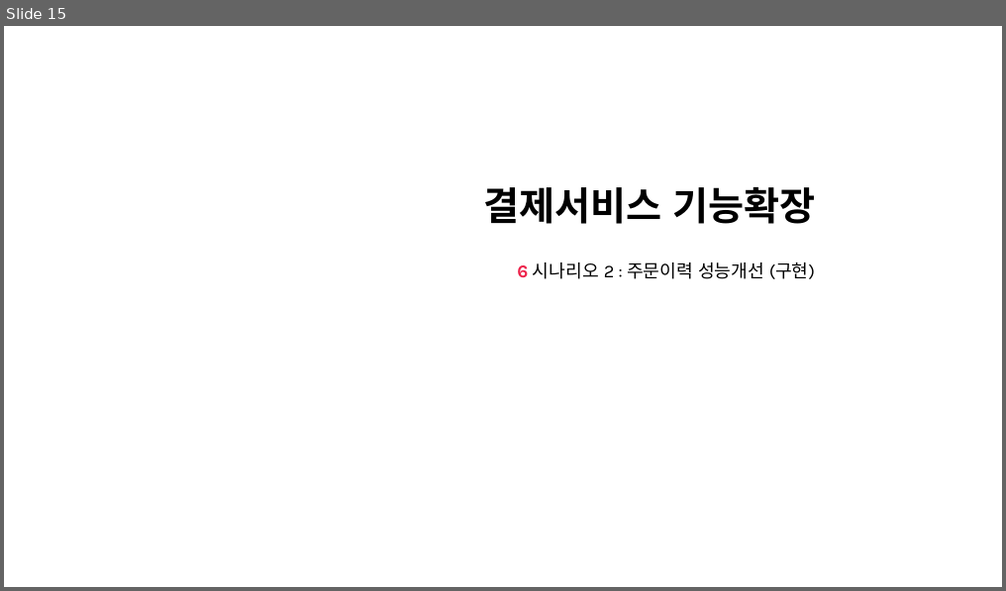
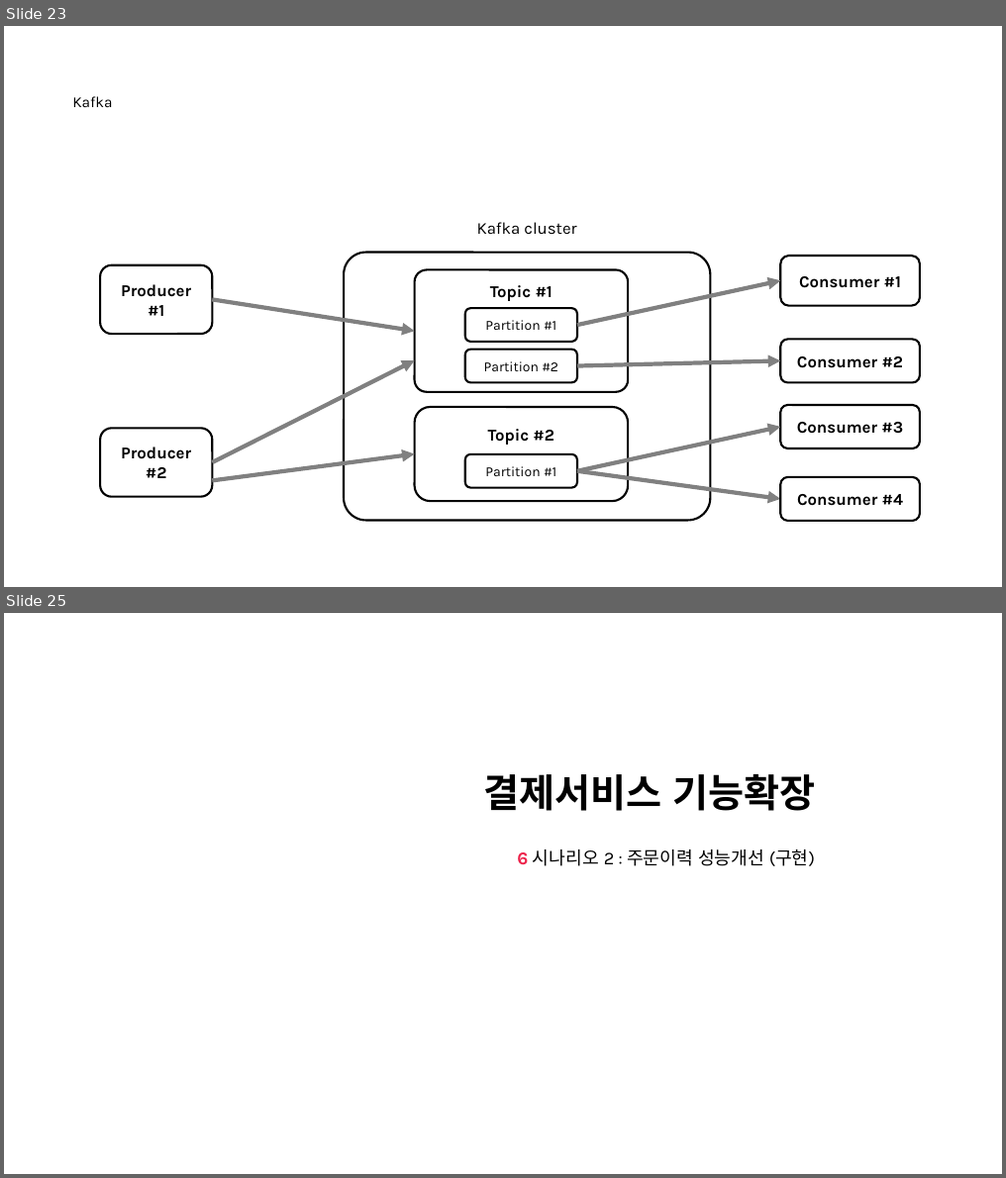
Before and after one commit to nayasis/fastcampus-hyper-webflux, a slide deck: 99.ppt/[Ch4-8. 결제 서비스 기능확장.pptx. Shown one above the other, each under a label of ours: slide 15 before the commit, slides 23 and 25 after it; the slides between them are not shown. The pictures are 1006x591 and 1006x1178 pixels, drawn with LibreOffice and Linux fonts; fonts in the diff are those of the drawing; background and template pictures are left out. Boxes give left, top, right and bottom in pixels: in the first picture for what was removed or moved away, otherwise in the second. Text is boxed around its words. In the diff, an @@ line names an element or a change of style, - is before the commit and + after.

```diff
--- a/99.ppt/[Ch4-8. 결제 서비스 기능확장.pptx
+++ b/99.ppt/[Ch4-8. 결제 서비스 기능확장.pptx
@@ slide 23 added at [4, 26, 1002, 587], background picture (left out) @@
@@ text added at [856, 83, 960, 117], 12 pt, text #FFFFFF, bold @@
+  5.
@@ title added at [72, 96, 112, 107], 11 pt, text #000000 @@
+Kafka
@@ text added at [856, 116, 960, 148], 8 pt, text #FFFFFF @@
+  Kafka
@@ text added at [477, 222, 576, 235], 12 pt, text #000000 @@
+Kafka cluster
@@ rounded rectangle added at [344, 253, 710, 521], outline #000000 1.5 pt @@
@@ rounded rectangle added at [780, 256, 920, 305], outline #000000 1.5 pt, 12 pt, text #000000, bold @@
+Consumer #1
@@ rounded rectangle added at [100, 266, 212, 334], outline #000000 1.5 pt, 12 pt, text #000000, bold @@
+Producer #1
@@ rounded rectangle added at [414, 271, 628, 392], outline #000000 1.5 pt, 12 pt, text #000000, bold @@
+Topic #1
@@ arrow added from (577, 325) to (780, 280), #808080 3 pt @@
@@ arrow added from (213, 299) to (414, 331), #808080 3 pt @@
@@ rounded rectangle added at [465, 308, 577, 343], outline #000000 1.5 pt, 10 pt, text #000000 @@
+Partition #1
@@ rounded rectangle added at [465, 350, 577, 383], outline #000000 1.5 pt, 10 pt, text #000000 @@
+Partition #2
@@ rounded rectangle added at [780, 340, 920, 383], outline #000000 1.5 pt, 12 pt, text #000000, bold @@
+Consumer #2
@@ arrow added from (213, 464) to (414, 361), #808080 3 pt @@
@@ arrow added from (577, 367) to (780, 362), #808080 3 pt @@
@@ rounded rectangle added at [414, 407, 628, 501], outline #000000 1.5 pt, 12 pt, text #000000, bold @@
+Topic #2
@@ rounded rectangle added at [780, 405, 920, 449], outline #000000 1.5 pt, 12 pt, text #000000, bold @@
+Consumer #3
@@ rounded rectangle added at [100, 428, 212, 497], outline #000000 1.5 pt, 12 pt, text #000000, bold @@
+Producer #2
@@ arrow added from (577, 472) to (780, 427), #808080 3 pt @@
@@ arrow added from (213, 481) to (414, 454), #808080 3 pt @@
@@ rounded rectangle added at [465, 454, 577, 488], outline #000000 1.5 pt, 10 pt, text #000000 @@
+Partition #1
@@ arrow added from (577, 472) to (780, 499), #808080 3 pt @@
@@ rounded rectangle added at [780, 477, 920, 521], outline #000000 1.5 pt, 12 pt, text #000000, bold @@
+Consumer #4
@@ what was slide 15 is now slide 25 @@
```
Also in this commit, not shown: 7 slides changed, 9 other slides added.
